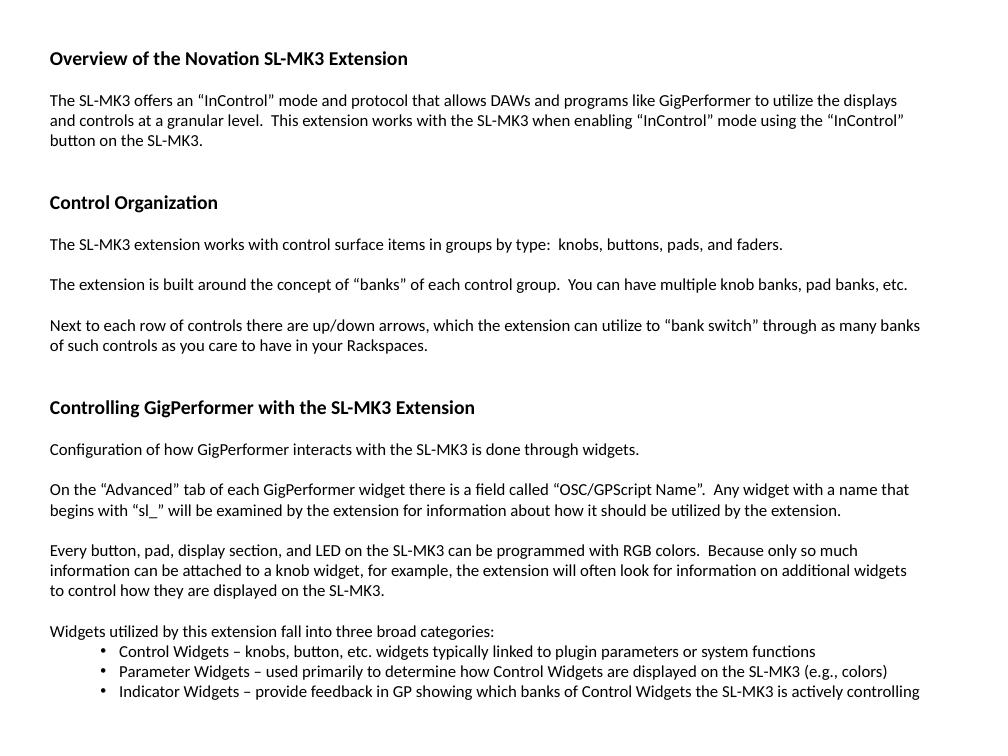
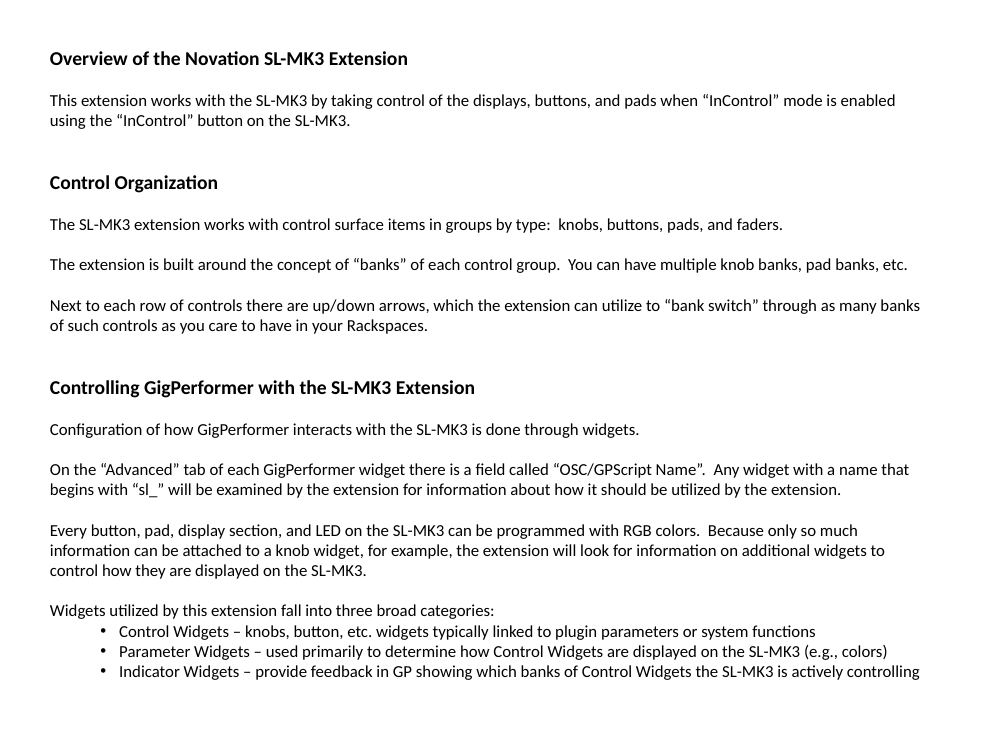
Before and after one commit to WidnerM/GP-SL-MK3, a slide deck: slide 2 of SL-MK3 Extension.pptx (slide 1 before the commit). Drawn at 1008x756 pixels with LibreOffice and Linux fonts; fonts in the diff are those of the drawing. Boxes give left, top, right and bottom in pixels: in the first picture for what was removed or moved away, otherwise in the second. Text is boxed around its words. In the diff, an @@ line names an element or a change of style, - is before the commit and + after.

```diff
--- a/SL-MK3 Extension.pptx
+++ b/SL-MK3 Extension.pptx
@@ text at bbox=[50, 94, 896, 129]: text changed @@
-The SL-MK3 offers an “InControl” mode and protocol that allows DAWs and programs like GigPerformer to utilize the displays and controls at a granular level. This extension works with the SL-MK3 when enabling “InControl” mode using the “InControl” button on the SL-MK3.
+This extension works with the SL-MK3 by taking control of the displays, buttons, and pads when “InControl” mode is enabled using the “InControl” button on the SL-MK3.
@@ text at bbox=[50, 524, 885, 579]: text changed @@
-Every button, pad, display section, and LED on the SL-MK3 can be programmed with RGB colors. Because only so much information can be attached to a knob widget, for example, the extension will often look for information on additional widgets to control how they are displayed on the SL-MK3.
+Every button, pad, display section, and LED on the SL-MK3 can be programmed with RGB colors. Because only so much information can be attached to a knob widget, for example, the extension will look for information on additional widgets to control how they are displayed on the SL-MK3.
```
Also in this commit, not shown: 4 other slides changed, 2 slides added, 4 other files.
